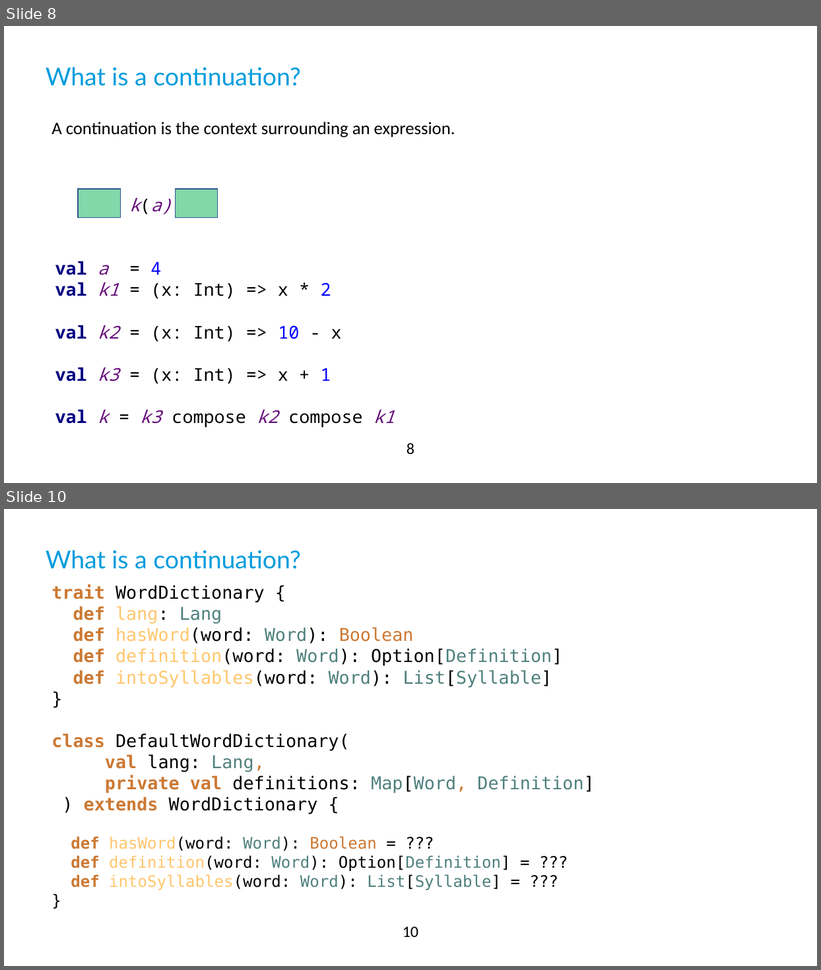
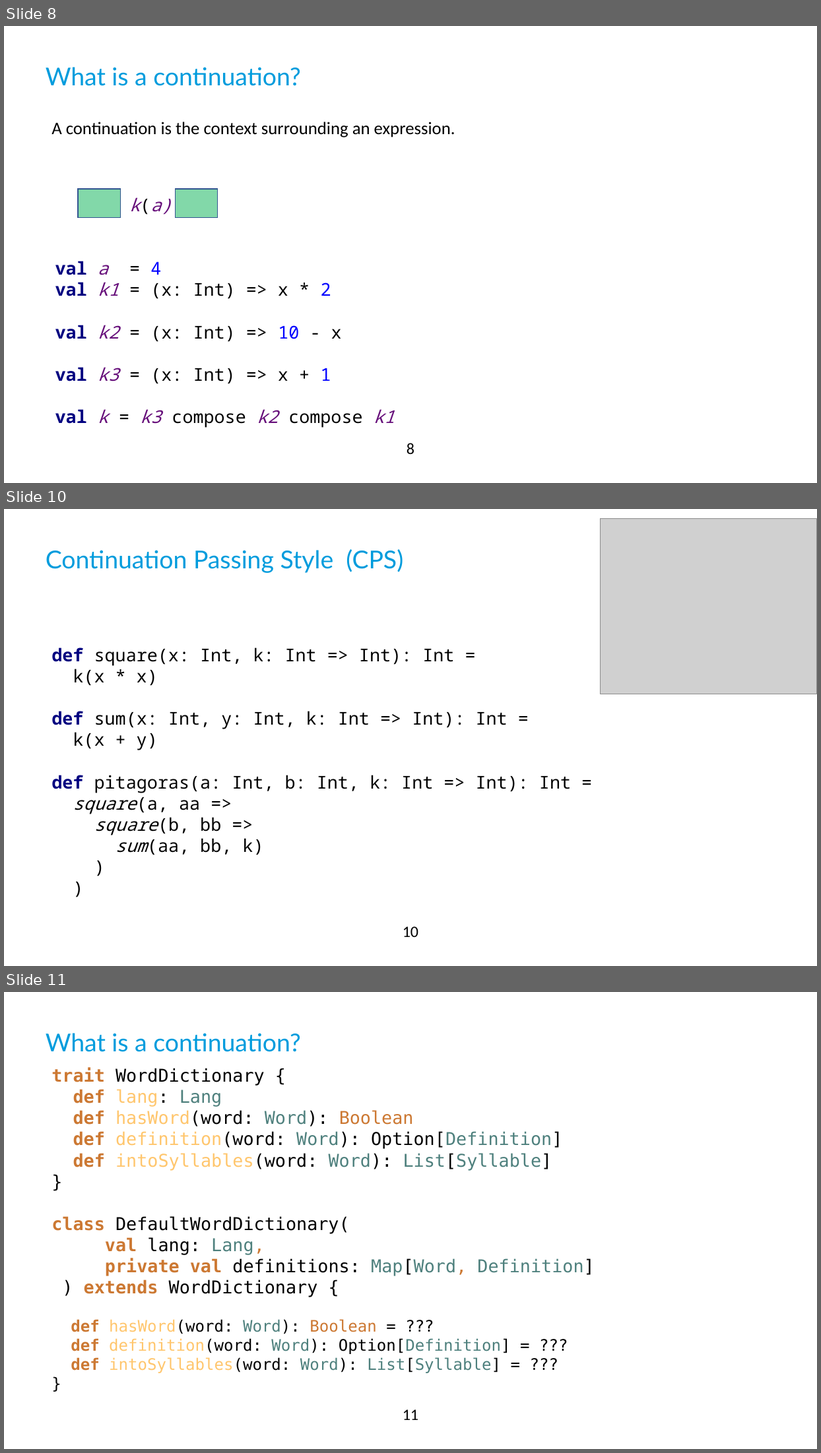
Before and after one commit to qqupp/continuations-playground, a slide deck: docs/diy-continuations.pptx. Shown one above the other, each under a label of ours: slides 8 and 10 before the commit, slides 8, 10 and 11 after it; the slides between them are not shown. The pictures are 821x970 and 821x1453 pixels, drawn with LibreOffice and Linux fonts; fonts in the diff are those of the drawing; grey boxes stand for pictures; background and template pictures are left out. Boxes give left, top, right and bottom in pixels: in the first picture for what was removed or moved away, otherwise in the second. Text is boxed around its words. In the diff, an @@ line names an element or a change of style, - is before the commit and + after.

```diff
--- a/docs/diy-continuations.pptx
+++ b/docs/diy-continuations.pptx
@@ slide 10 added at <box>4,509,817,966</box>, background #FFFFFF; not listed: 1 template element that a slide beside it also shows @@
@@ picture added at <box>600,518,817,694</box> @@
@@ title added at <box>46,549,403,573</box>, 28 pt, text #009CDD @@
+Continuation Passing Style (CPS)
@@ text added at <box>52,648,571,855</box>, 20 pt, text #000000 @@
+def square(x: Int, k: Int => Int): Int =
+k(x * x)
+def sum(x: Int, y: Int, k: Int => Int): Int =
+k(x + y)
+def pitagoras(a: Int, b: Int, k: Int => Int): Int =
+square(a, aa =>
+square(b, bb =>
+sum(aa, bb, k)
+)
+)
@@ what was slide 10 is now slide 11 @@
@@ page number at <box>403,1410,418,1420</box>: text changed @@
-10
+11
```
Also in this commit, not shown: 1 other slide added, 1 slide removed, 2 other files.
